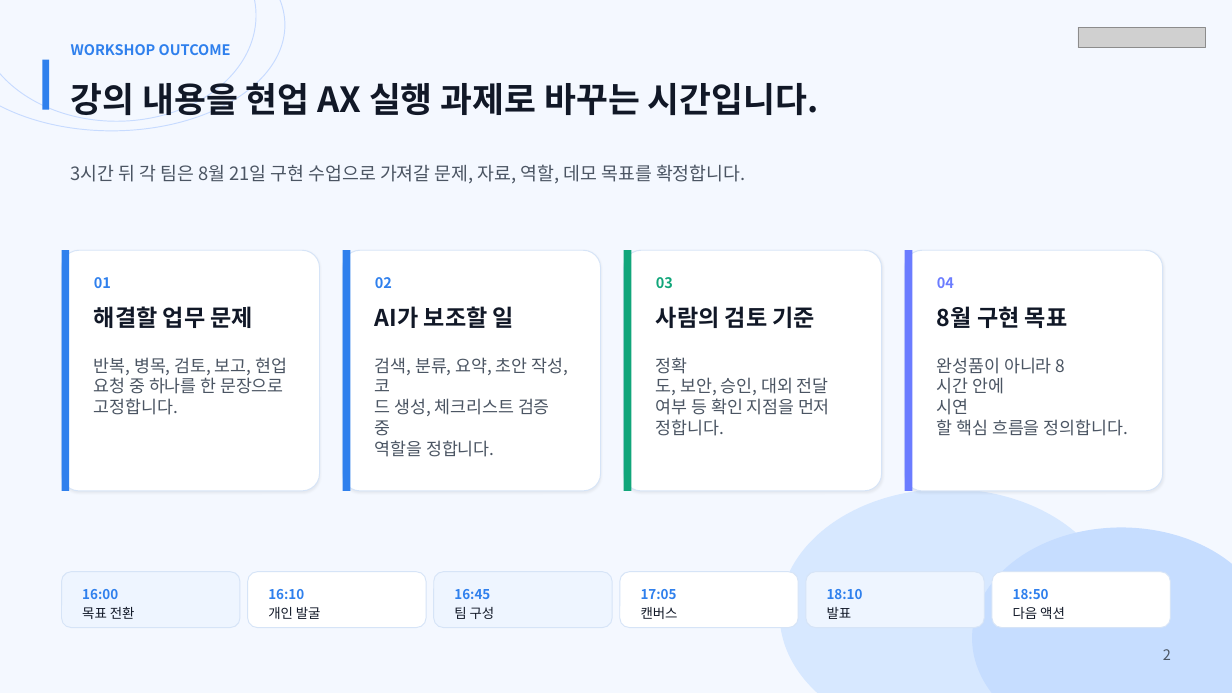
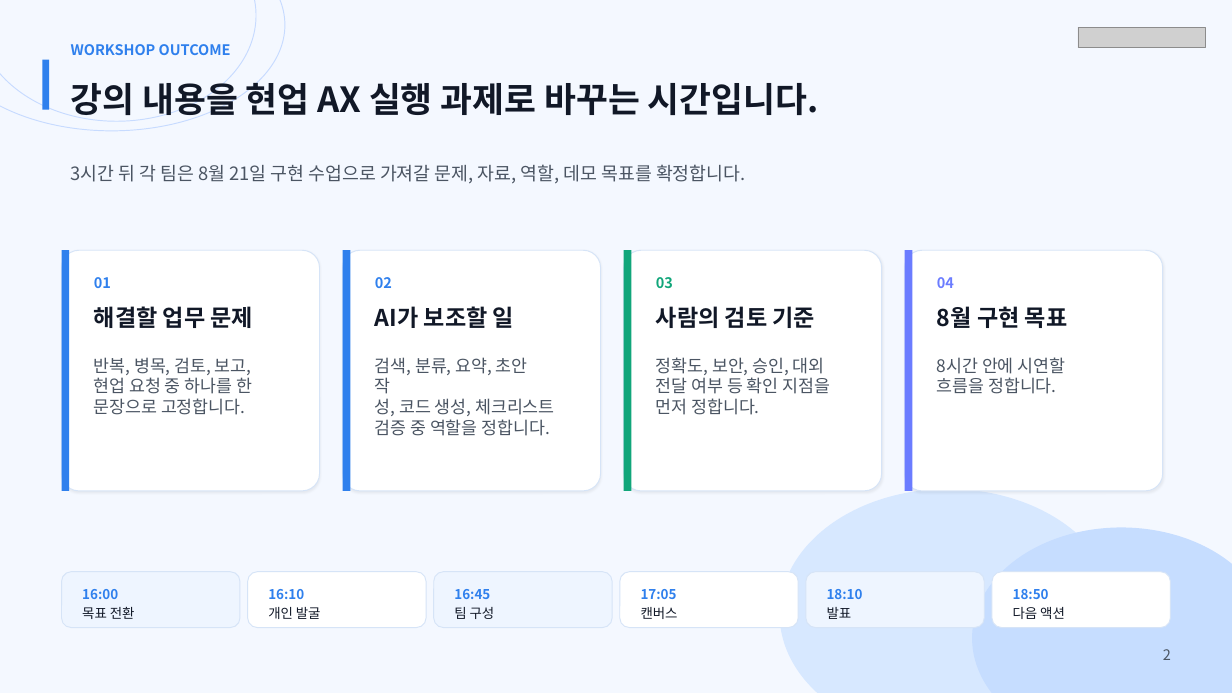
Before and after one commit to MagicecoleAI/shinsegae-ic-ai-native-workshop, a slide deck: slide 2 of outputs/shinsegae-ai4pm-0626-3h-workshop.pptx. Drawn at 1232x693 pixels with LibreOffice and Linux fonts; fonts in the diff are those of the drawing; grey boxes stand for pictures. Boxes give left, top, right and bottom in pixels: in the first picture for what was removed or moved away, otherwise in the second. Text is boxed around its words. In the diff, an @@ line names an element or a change of style, - is before the commit and + after.

Commit message:
Fix workshop slide text wrapping

```diff
--- a/outputs/shinsegae-ai4pm-0626-3h-workshop.pptx
+++ b/outputs/shinsegae-ai4pm-0626-3h-workshop.pptx
@@ text at (94, 357, 252, 415): spaces changed @@
-반복, 병목, 검토, 보고, 현업
-요청 중 하나를 한 문장으로
-고정합니다.
+반복, 병목, 검토, 보고,
+현업 요청 중 하나를 한
+문장으로 고정합니다.
@@ text at (375, 357, 554, 436): spaces changed @@
-검색, 분류, 요약, 초안 작성,
-코드 생성, 체크리스트 검증 중
-역할을 정합니다.
+검색, 분류, 요약, 초안
+작성, 코드 생성, 체크리스트
+검증 중 역할을 정합니다.
@@ text at (656, 357, 830, 415): spaces changed @@
-정확도, 보안, 승인, 대외 전달
-여부 등 확인 지점을 먼저
-정합니다.
+정확도, 보안, 승인, 대외
+전달 여부 등 확인 지점을
+먼저 정합니다.
@@ text at (937, 357, 1066, 394): text changed @@
-완성품이 아니라 8시간 안에
-시연할 핵심 흐름을 정의합니다.
+8시간 안에 시연할
+흐름을 정합니다.
```
Also in this commit, not shown: 18 other slides changed, 1 other file.
